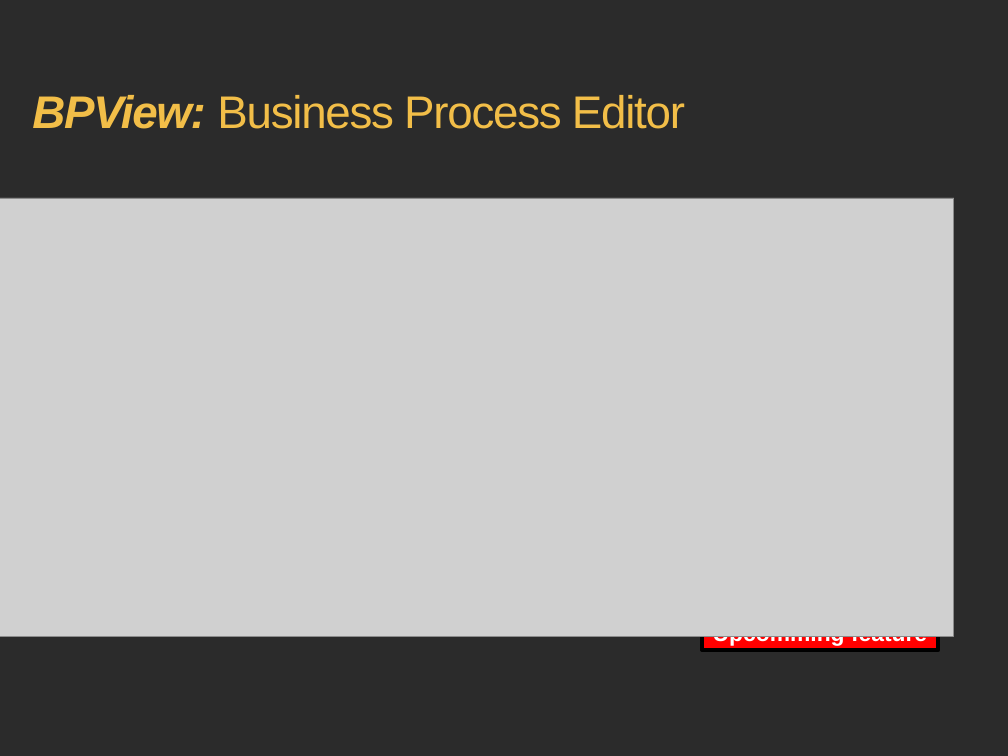
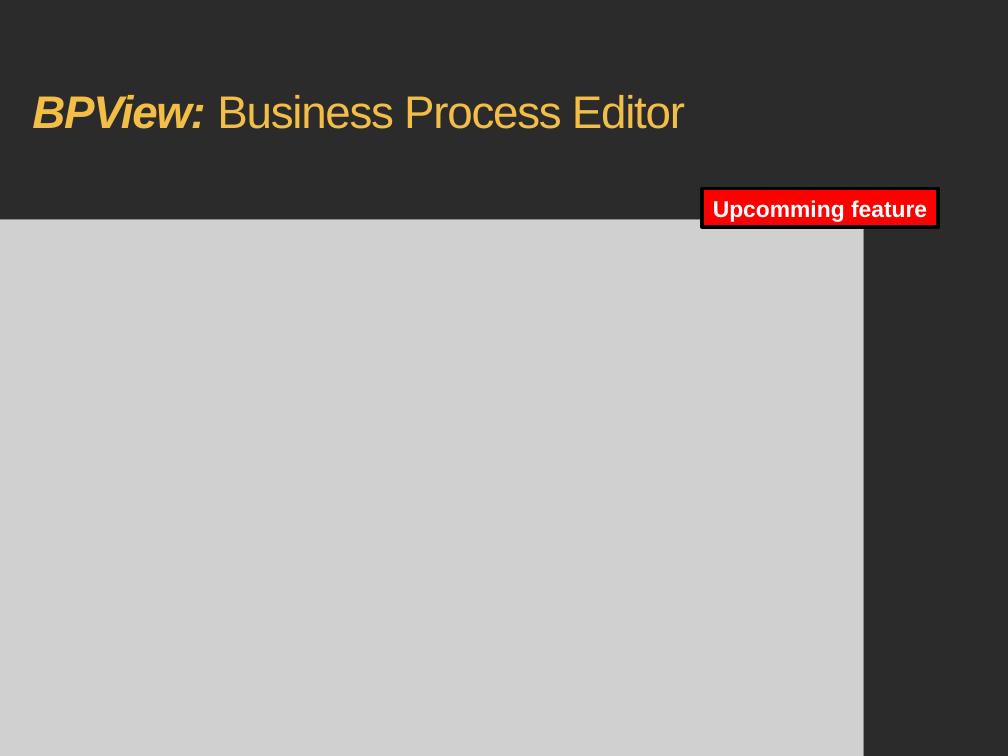
Before and after one commit to BPView/BPView, a slide deck: slide 8 of docs/BPView - The_Project.odp (slide 7 before the commit). Drawn at 1008x756 pixels with LibreOffice and Linux fonts; fonts in the diff are those of the drawing; grey boxes stand for pictures; background and template pictures are left out; a plain dark background stands for a picture behind light text. Boxes give left, top, right and bottom in pixels: in the first picture for what was removed or moved away, otherwise in the second. Text is boxed around its words. In the diff, an @@ line names an element or a change of style, - is before the commit and + after.

```diff
--- a/docs/BPView - The_Project.odp
+++ b/docs/BPView - The_Project.odp
@@ rectangle "Upcomming feature": place and size @@
-rectangle "Upcomming feature" at (702,612,938,650)
+rectangle "Upcomming feature" at (702,188,938,227)
@@ picture: place and size @@
-picture at (0,198,954,637)
+picture at (0,220,864,756)
```
Also in this commit, not shown: 5 other slides changed, 1 slide added, 1 slide removed, 3 other files.
